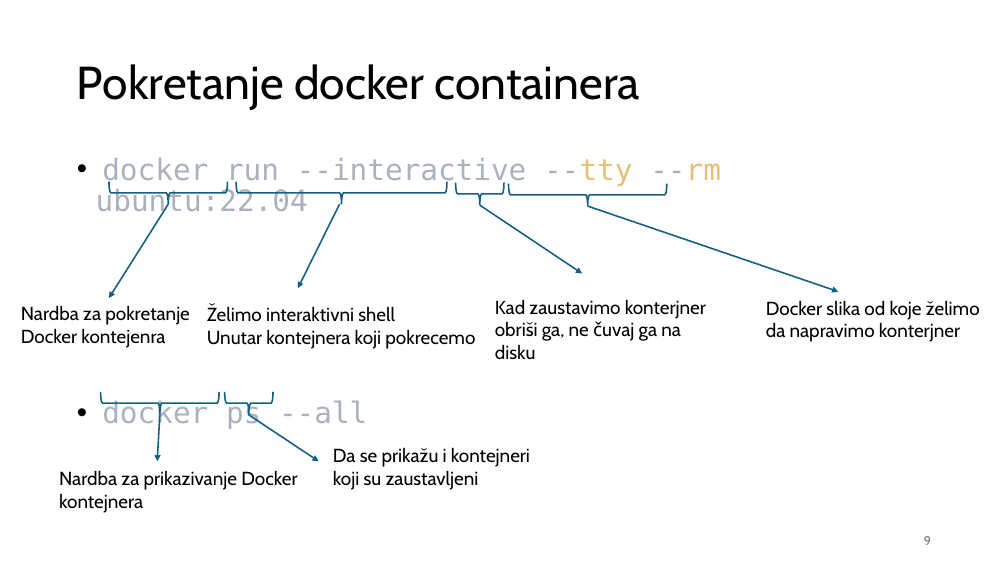
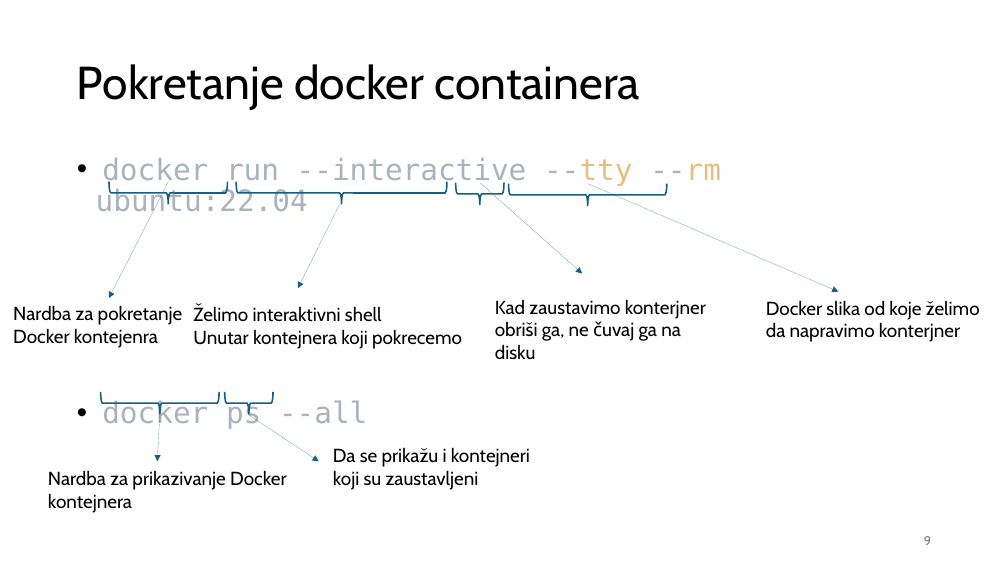
Before and after one commit to nnMan1/operativni_sistemi_2024, a slide deck: slide 9 of Materijali/docker/Docker.pptx. Drawn at 1008x567 pixels with LibreOffice and Linux fonts; fonts in the diff are those of the drawing. Boxes give left, top, right and bottom in pixels: in the first picture for what was removed or moved away, otherwise in the second. Text is boxed around its words. In the diff, an @@ line names an element or a change of style, - is before the commit and + after.

```diff
--- a/Materijali/docker/Docker.pptx
+++ b/Materijali/docker/Docker.pptx
@@ arrow moved from (168, 204) - (109, 298) to (169, 181) - (109, 298) @@
@@ arrow (169, 181) - (109, 298): stroke #156082 1.5 pt to #156082 0.75 pt @@
@@ arrow (340, 204) - (298, 288): stroke #156082 1.5 pt to #156082 0.75 pt @@
@@ arrow moved from (480, 205) - (582, 274) to (480, 183) - (582, 274) @@
@@ arrow (480, 183) - (582, 274): stroke #156082 1.5 pt to #156082 0.75 pt @@
@@ arrow moved from (588, 206) - (839, 292) to (588, 184) - (839, 292) @@
@@ arrow (588, 184) - (839, 292): stroke #156082 1.5 pt to #156082 0.75 pt @@
@@ text "Nardba za pokretanje": place and size @@
-text "Nardba za pokretanje" at (21,305,190,348)
+text "Nardba za pokretanje" at (13,305,183,348)
@@ text "Želimo interaktivni shell": place and size @@
-text "Želimo interaktivni shell" at (207,306,475,349)
+text "Želimo interaktivni shell" at (193,306,462,349)
@@ arrow (160, 414) - (157, 461): stroke #156082 1.5 pt to #156082 0.75 pt @@
@@ proportions changed in 6 elements at (236,182,447,205), (456,182,504,205), (509,183,667,206), (109,182,228,205), (101,392,220,415), (225,392,273,414) @@
@@ arrow (248, 414) - (319, 461): stroke #156082 1.5 pt to #156082 0.75 pt @@
@@ text "Nardba za prikazivanje Docker": place and size @@
-text "Nardba za prikazivanje Docker" at (59,470,297,513)
+text "Nardba za prikazivanje Docker" at (48,470,286,513)
```
Also in this commit, not shown: 20 other slides changed, 11 slides added, 1 slide removed.
